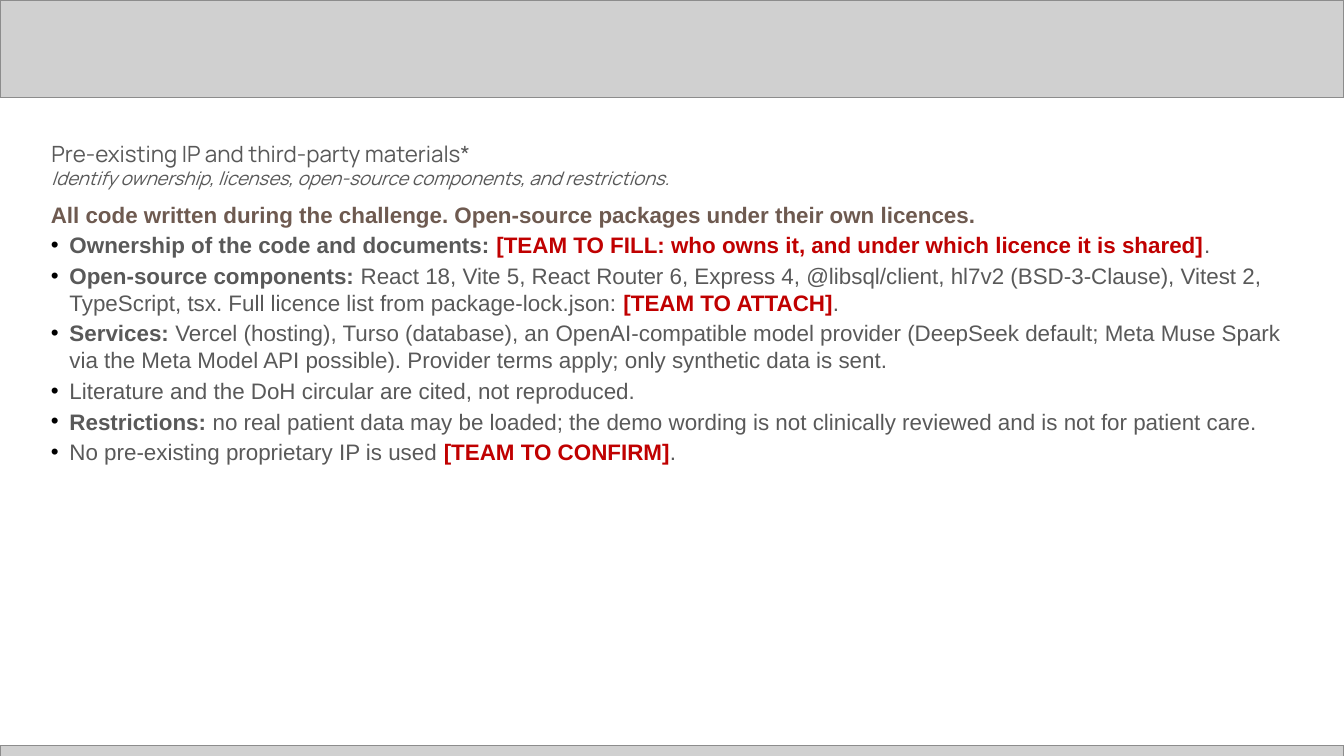
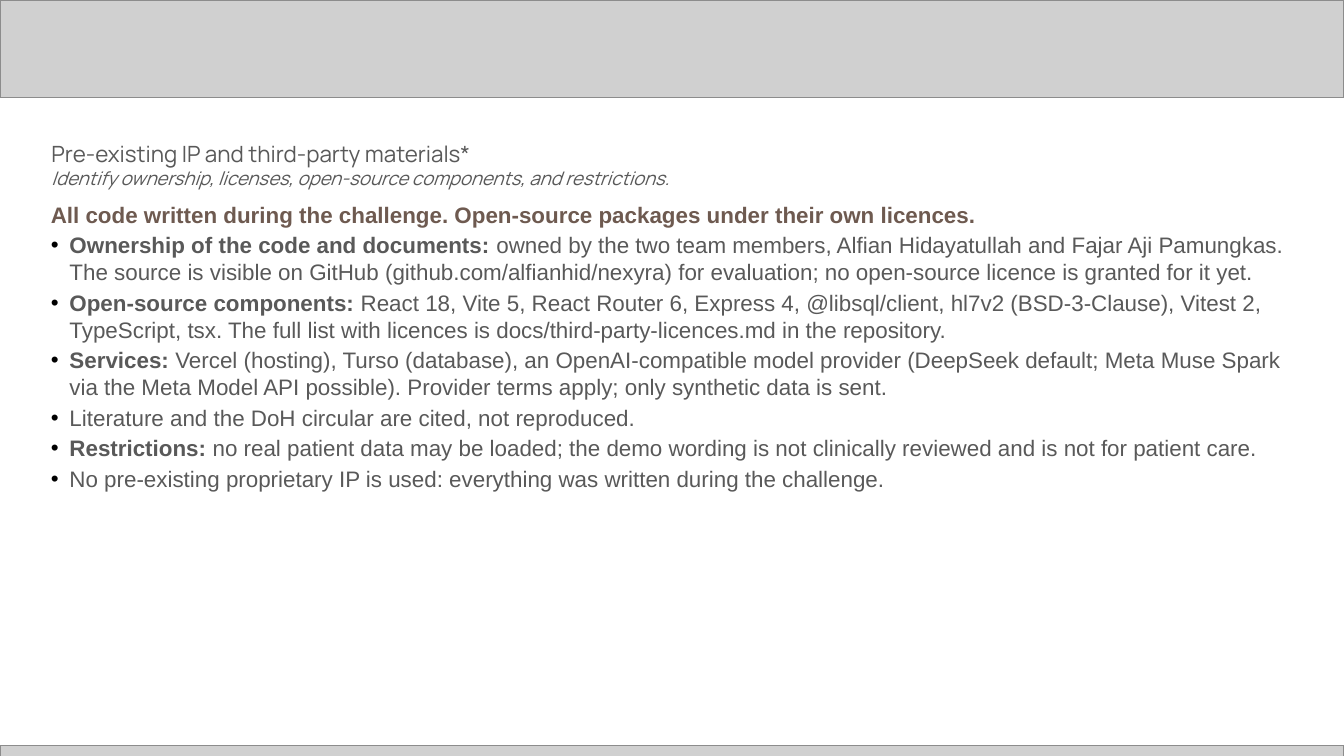
Before and after one commit to alfianhid/nexyra, a slide deck: slide 13 of docs/deck/Nexyra-C05-submission.pptx. Drawn at 1344x756 pixels with LibreOffice and Linux fonts; fonts in the diff are those of the drawing; grey boxes stand for pictures. Boxes give left, top, right and bottom in pixels: in the first picture for what was removed or moved away, otherwise in the second. Text is boxed around its words. In the diff, an @@ line names an element or a change of style, - is before the commit and + after.

```diff
--- a/docs/deck/Nexyra-C05-submission.pptx
+++ b/docs/deck/Nexyra-C05-submission.pptx
@@ text at (69,237,1283,343): text changed @@
-• Ownership of the code and documents: [TEAM TO FILL: who owns it, and under which licence it is shared].
-• Open-source components: React 18, Vite 5, React Router 6, Express 4, @libsql/client, hl7v2 (BSD-3-Clause), Vitest 2, TypeScript, tsx. Full licence list from package-lock.json: [TEAM TO ATTACH].
+• Ownership of the code and documents: owned by the two team members, Alfian Hidayatullah and Fajar Aji Pamungkas. The source is visible on GitHub (github.com/alfianhid/nexyra) for evaluation; no open-source licence is granted for it yet.
+• Open-source components: React 18, Vite 5, React Router 6, Express 4, @libsql/client, hl7v2 (BSD-3-Clause), Vitest 2, TypeScript, tsx. The full list with licences is docs/third-party-licences.md in the repository.
@@ text at (69,471,884,492): text changed @@
-• No pre-existing proprietary IP is used [TEAM TO CONFIRM].
+• No pre-existing proprietary IP is used: everything was written during the challenge.
```
Also in this commit, not shown: 9 other slides changed, 18 other files.
